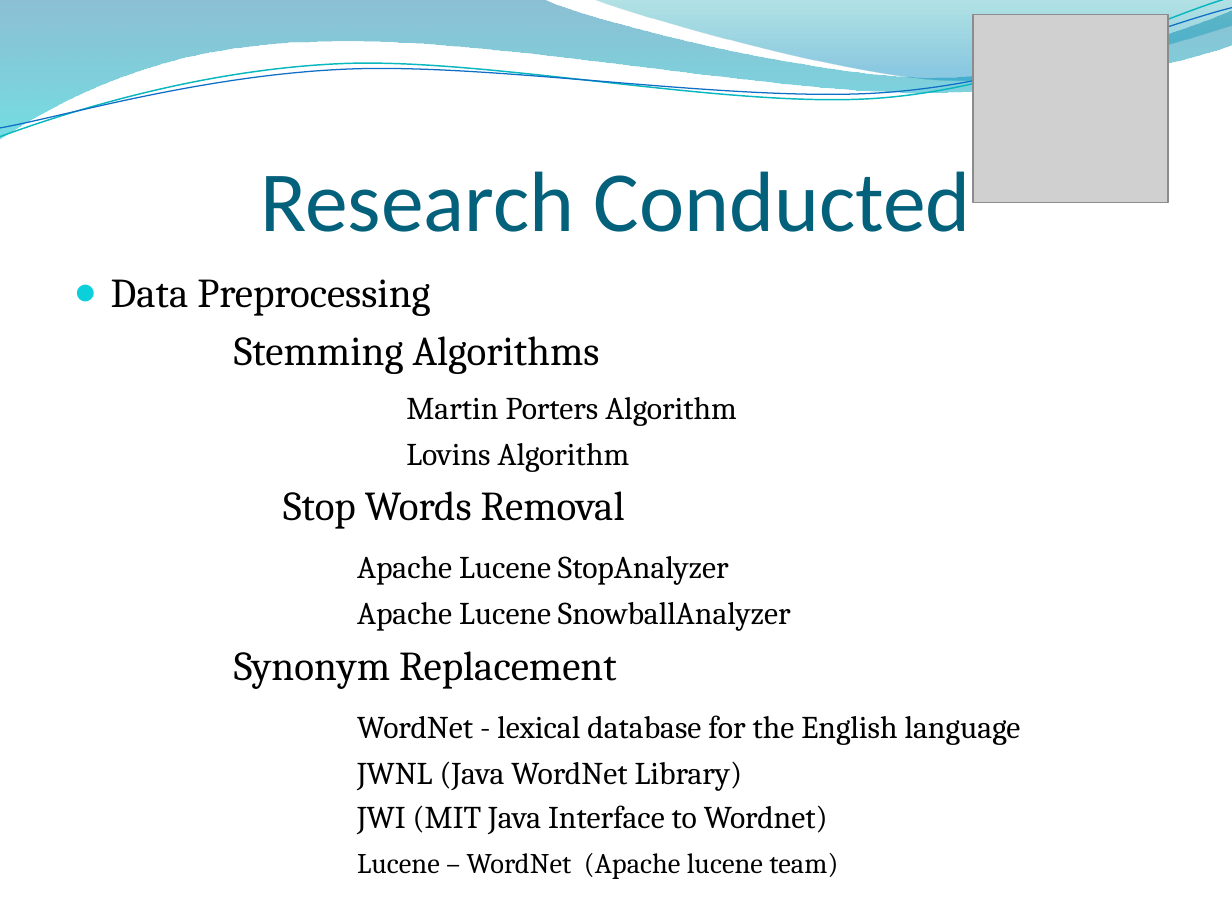
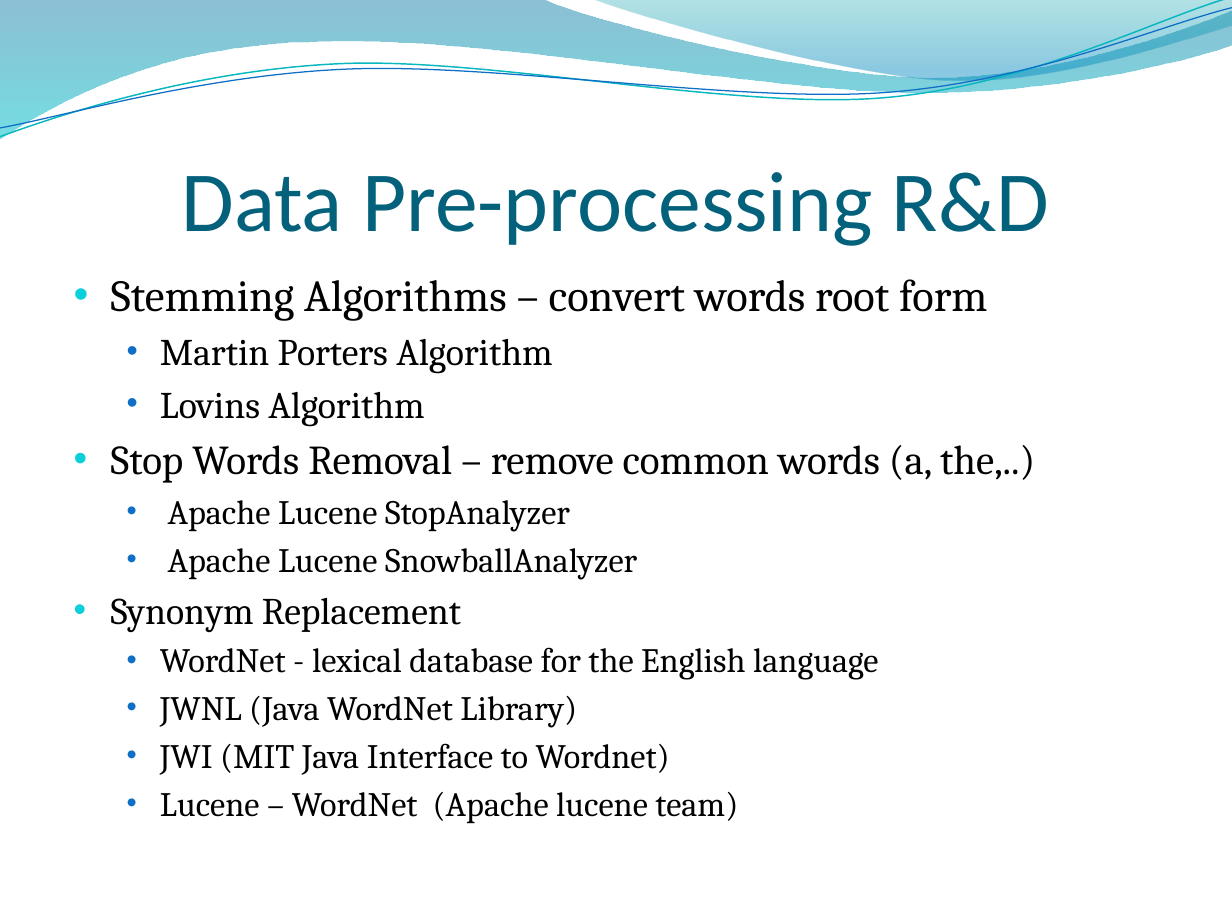
Before and after one commit to RizwanSaeedi/project-plagiabust, a slide deck: slide 23 of project docs/Final Presentation.pptx (slide 18 before the commit). Drawn at 1232x924 pixels with LibreOffice and Linux fonts; fonts in the diff are those of the drawing; grey boxes stand for pictures; background and template pictures are left out. Boxes give left, top, right and bottom in pixels: in the first picture for what was removed or moved away, otherwise in the second. Text is boxed around its words. In the diff, an @@ line names an element or a change of style, - is before the commit and + after.

```diff
--- a/project docs/Final Presentation.pptx
+++ b/project docs/Final Presentation.pptx
@@ picture removed at <box>973,15,1168,202</box> @@
@@ title at <box>182,172,1049,246</box>: text changed @@
-Research Conducted
+Data Pre-processing R&D
@@ text at <box>111,279,988,321</box>: text changed; size 24.1 to 26 pt @@
-● Data Preprocessing
-Stemming Algorithms
+• Stemming Algorithms – convert words root form
@@ text at <box>111,339,879,824</box>: size 18.5 to 22 pt in "Martin Porters Algorithm", "Lovins Algorithm"; size 18.5 to 20 pt in "Apache Lucene StopAnalyzer", "Apache Lucene SnowballAnalyzer", "WordNet - lexical database for the English ...", "JWNL (Java WordNet Library)" and 1 more places; size 24.1 to 22 pt in "Synonym Replacement"; size 16.6 to 20 pt in "Lucene – WordNet (Apache lucene team)"; bullet none to •; list level 1 to 2 in "Apache Lucene StopAnalyzer"; list level 1 to 2 in "Apache Lucene SnowballAnalyzer"; list level 1 to 2 in "WordNet - lexical database for ..."; list level 1 to 2 in "JWNL (Java WordNet Library)"; list level 1 to 2 in "JWI (MIT Java Interface to ..."; list level 1 to 2 in "Lucene – WordNet (Apache lucene ..." @@
@@ text at <box>111,445,1035,483</box>: text changed; size 24.1 to 24 pt @@
-  Stop Words Removal
+• Stop Words Removal – remove common words (a, the,..)
```
Also in this commit, not shown: 24 other slides changed, 14 slides added, 8 slides removed.
